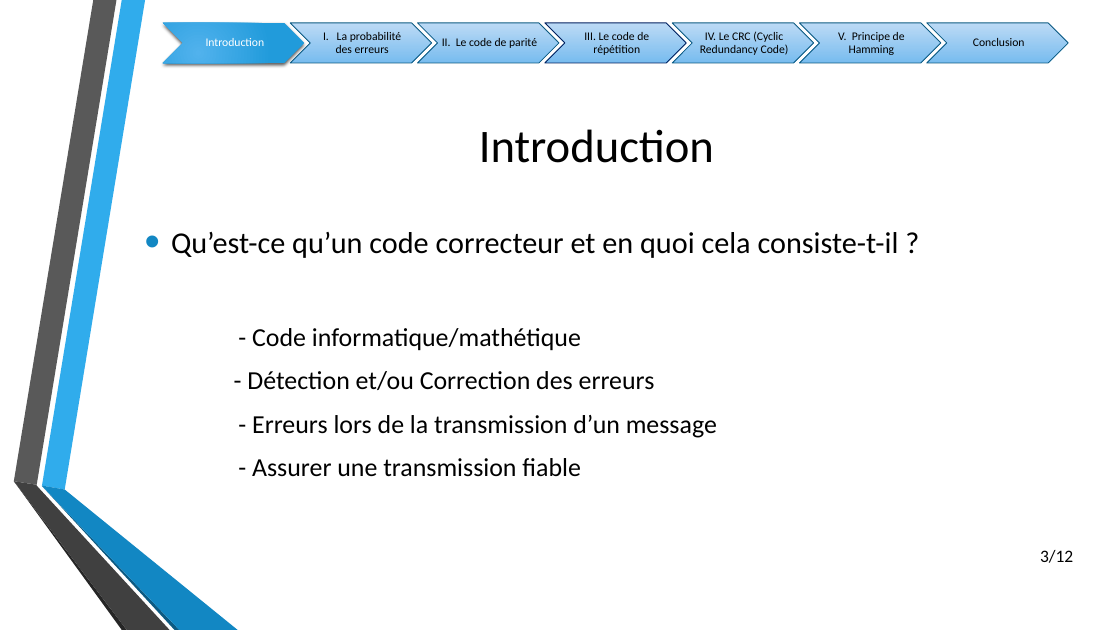
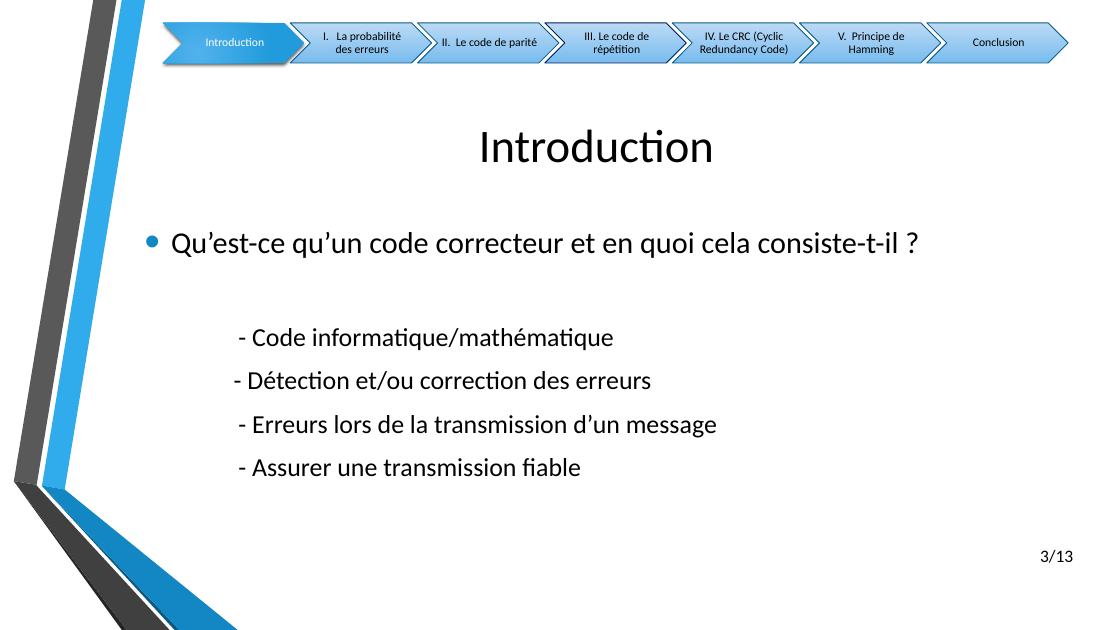
Before and after one commit to Guyoms/PTUT2016, a slide deck: slide 3 of SOUTENANCE/Modélisations Mathématiques.pptx. Drawn at 1120x630 pixels with LibreOffice and Linux fonts; fonts in the diff are those of the drawing; background and template pictures are left out. Boxes give left, top, right and bottom in pixels: in the first picture for what was removed or moved away, otherwise in the second. Text is boxed around its words. In the diff, an @@ line names an element or a change of style, - is before the commit and + after.

Commit message:
final

```diff
--- a/SOUTENANCE/Modélisations Mathématiques.pptx
+++ b/SOUTENANCE/Modélisations Mathématiques.pptx
@@ text at [247,328,652,390]: text changed @@
-- Code informatique/mathétique
-  - Détection et/ou Correction des erreurs
+- Code informatique/mathématique
+  - Détection et/ou correction des erreurs
@@ page number at [1040,550,1073,563]: text changed @@
-3/12
+3/13
```
Also in this commit, not shown: 6 other slides changed.
